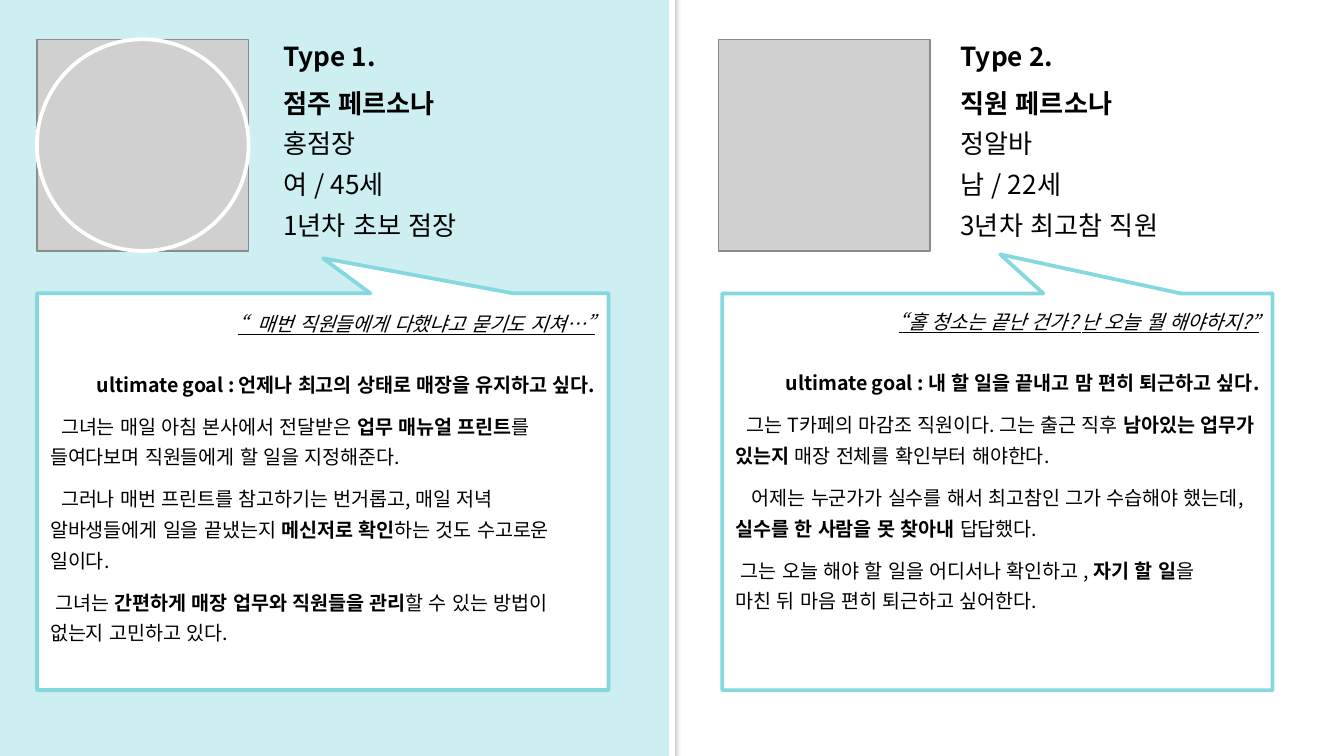
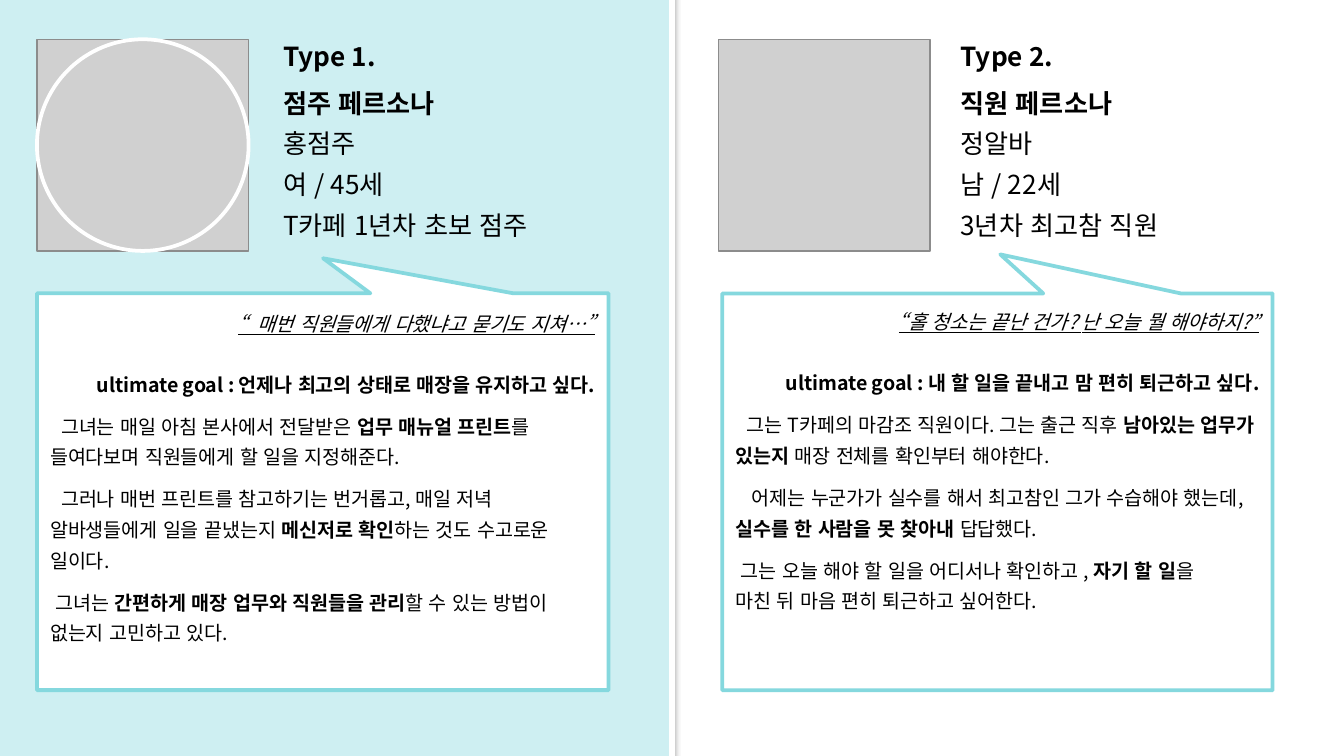
Before and after one commit to Matrix-ERPSolution/Matrix-Webapp, a slide deck: slide 12 of Matrix_presentation.pptx. Drawn at 1344x756 pixels with LibreOffice and Linux fonts; fonts in the diff are those of the drawing; grey boxes stand for pictures. Boxes give left, top, right and bottom in pixels: in the first picture for what was removed or moved away, otherwise in the second. Text is boxed around its words. In the diff, an @@ line names an element or a change of style, - is before the commit and + after.

```diff
--- a/Matrix_presentation.pptx
+++ b/Matrix_presentation.pptx
@@ text at [283,131,528,237]: text changed @@
-홍점장
-여 / 45세
-1년차 초보 점장
+홍점주
+여 / 45세
+T카페 1년차 초보 점주
```
Also in this commit, not shown: 17 other slides changed, 1 other file.
